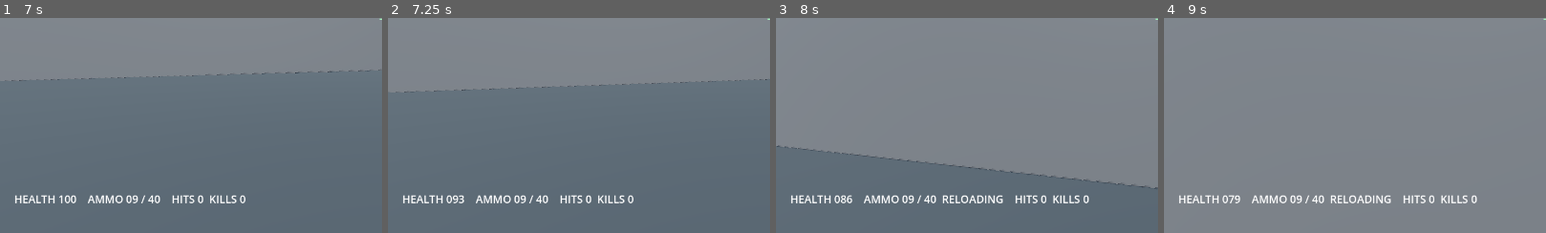
Above: before the commit, frames 1-4 (left to right).
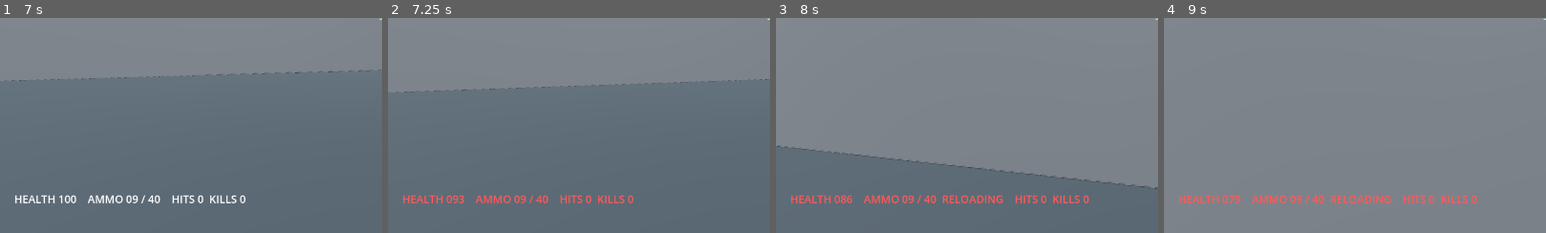
Above: after the commit, the same moments.

Repository: jonas050210/Control_Center
Game: Godot game, scene res://scenes/Arena.tscn
The game is run twice, just before and just after one commit, with the same random seed, the same clock (stepped at 60 frames per second) and the same inputs.
Inputs (mouse positions are % of the whole screen's width and height, from its top left):
- Up to frame 1 (7 s): tap Enter at 0.5, 4.35, 5.75 s; move the mouse to (55, 50) at 0.52 s; hold W 0.53-5.78 s; tap 1 at 0.6 s; click (55, 50) at 0.67 s; tap Space at 0.77, 1.52, 2, 3.02, 3.77, 4.52, 6.02, 6.77 s; move the mouse to (45, 50) at 1.27 s; tap 2 at 1.35 s; move the mouse to (52, 48) at 2.02 s; tap 3 at 2.1 s; move the mouse to (49, 52) at 2.77 s; tap 4 at 2.85 s; click (49, 52) at 2.92 s; move the mouse to (57, 51) at 3.52 s; tap 5 at 3.6 s; move the mouse to (42, 49) at 4.27 s; move the mouse to (51, 50) at 5.02 s; hold Ctrl 5.03-5.78 s; click (51, 50) at 5.17 s; move the mouse to (46, 48) at 5.77 s; hold D 5.78-6.53 s; tap C at 5.85 s; move the mouse to (55, 50) at 6.52 s; hold W from 6.53 s (still down); hold Shift from 6.53 s (still down)
- Up to frame 2 (7.25 s): keep holding W; keep holding Shift
- Up to frame 3 (8 s): keep holding W; move the mouse to (45, 50) at 7.27 s; release Shift at 7.28 s; tap R at 7.35 s; click (45, 50) at 7.42 s; tap Space at 7.52 s
- Up to frame 4 (9 s): move the mouse to (52, 48) at 8.02 s; tap 1 at 8.1 s; move the mouse to (49, 52) at 8.77 s; release W at 8.78 s; hold A from 8.78 s (still down); tap 2 at 8.85 s
The pictures show only the part of the screen within x 0-50%, y 50-100%; the shares and areas given below are measured in that part.

Frame 1 is identical in both runs. In frame 2, 1.1% of the frame differs, in the area x 4-65%, y 82-87%; in frame 3, 1.5%, in the area x 4-82%, y 82-87%; in frame 4, 1.5%.

Commit message:
complete replay export combat feedback flanking and spawn validation
Co-authored-by: arena-agent <297053741+arena-agent@users.noreply.github.com>

Diff:
--- a/sandbox/godot_project/scripts/ai_controller.gd
+++ b/sandbox/godot_project/scripts/ai_controller.gd
@@ -81,6 +81,9 @@
 func get_replay() -> Array[Dictionary]:
 	return episode_logger.snapshot() if episode_logger else []
 
+func save_replay(path: String = "user://replays") -> String:
+	return episode_logger.save_json(path) if episode_logger else ""
+
 func get_state_info() -> Dictionary:
 	return {"episode_seed": episode_seed, "step": step_count, "targets_hit": hits, "kills": kills, "shots_fired": shots_fi …(694 unchanged characters)…
 
@@ -110,7 +113,12 @@
 	if arena: arena.configure(seed_value, requested_map)
 	if scenario_director: scenario_director.configure(seed_value, requested_scenario)
 	if episode_logger: episode_logger.begin(seed_value, "randomized", scenario_director.active_scenario if scenario_director else "none")
-	player.reset_player([Vector3(-3, 0, 0), Vector3(3, 0, 0), Vector3(0, 0, 3), Vector3(0, 0, -1.5)][rng.randi_range(0, 3)])
+	var spawn_candidates: Array[Vector3] = [Vector3(-3, 0, 0), Vector3(3, 0, 0), Vector3(0, 0, 3), Vector3(0, 0, -1.5)]
+	var valid_spawns: Array[Vector3] = []
+	for candidate: Vector3 in spawn_candidates:
+		if arena == null or arena.is_valid_spawn(candidate): valid_spawns.append(candidate)
+	if valid_spawns.is_empty(): valid_spawns.append(Vector3.ZERO)
+	player.reset_player(valid_spawns[rng.randi_range(0, valid_spawns.size() - 1)])
 	var targets: Array[Node] = get_tree().get_nodes_in_group("targets")
 	for index: int in range(targets.size()):
 		var target: SandboxEnemy = targets[index] as SandboxEnemy
--- a/sandbox/godot_project/scripts/enemy_behavior.gd
+++ b/sandbox/godot_project/scripts/enemy_behavior.gd
@@ -54,6 +54,10 @@
 			if player and player.health > 0.0 and global_position.distance_to(player.global_position) < 10.0:
 				if cover_anchor == Vector3.ZERO: cover_anchor = _find_cover_anchor()
 				_navigate_to(cover_anchor if cover_anchor != Vector3.ZERO else global_position + (global_position - player.global_position).normalized() * 4.0, delta)
+		"flank":
+			if player and player.health > 0.0:
+				var side: Vector3 = player.global_transform.basis.x * (1.0 if get_instance_id() % 2 == 0 else -1.0)
+				_navigate_to(player.global_position + side * 8.0, delta)
 	if player == null or not is_instance_valid(player) or player.health <= 0.0: return
 	var query: PhysicsRayQueryParameters3D = PhysicsRayQueryParameters3D.create(global_position + Vector3.UP, player.global_position + Vector3.UP)
 	query.collide_with_areas = false; query.collide_with_bodies = true
--- a/sandbox/godot_project/scripts/episode_logger.gd
+++ b/sandbox/godot_project/scripts/episode_logger.gd
@@ -18,3 +18,14 @@
 
 func snapshot() -> Array[Dictionary]:
 	return events.duplicate(true)
+
+func save_json(path: String = "user://replays") -> String:
+	var directory: String = path
+	if not directory.ends_with(".json"):
+		DirAccess.make_dir_recursive_absolute(directory)
+		directory = directory.path_join("episode_%d.json" % started_at_usec)
+	var file: FileAccess = FileAccess.open(directory, FileAccess.WRITE)
+	if file == null: return ""
+	file.store_string(JSON.stringify({"version": 1, "events": events}, "\t"))
+	file.close()
+	return directory
--- a/sandbox/godot_project/scripts/player.gd
+++ b/sandbox/godot_project/scripts/player.gd
@@ -40,6 +40,8 @@
 var current_weapon_id: String = "rifle"
 var current_weapon: SandboxWeapon
 var muzzle_flash_timer: float = 0.0
+var damage_feedback_timer: float = 0.0
+var episode_rng: RandomNumberGenerator = RandomNumberGenerator.new()
 
 func _ready() -> void:
 	add_to_group("players")
@@ -58,6 +60,9 @@
 	if hud_help:
 		hud_help.visible = not agent_controlled
 	muzzle_flash_timer = maxf(0.0, muzzle_flash_timer - get_process_delta_time())
+	damage_feedback_timer = maxf(0.0, damage_feedback_timer - get_process_delta_time())
+	if hud_status and damage_feedback_timer > 0.0: hud_status.modulate = Color(1.0, 0.35, 0.35)
+	elif hud_status: hud_status.modulate = Color.WHITE
 	var view_model: MeshInstance3D = get_node_or_null("CameraPivot/Camera3D/ViewModel") as MeshInstance3D
 	if view_model: view_model.visible = muzzle_flash_timer <= 0.0 or fmod(muzzle_flash_timer * 60.0, 2.0) > 0.5
 
@@ -213,6 +218,7 @@
 
 func take_damage(amount: float) -> void:
 	health = maxf(0.0, health - amount)
+	damage_feedback_timer = 0.35
 	health_changed.emit(health)
 
 func reset_player(spawn_pos: Vector3 = Vector3.ZERO) -> void:
--- a/sandbox/godot_project/scripts/rl_bridge.gd
+++ b/sandbox/godot_project/scripts/rl_bridge.gd
@@ -69,6 +69,10 @@
 	if command == "replay":
 		_send({"ok": true, "events": controller.get_replay()})
 		return
+	if command == "save_replay":
+		var replay_path: String = str(request.get("path", "user://replays"))
+		_send({"ok": true, "path": controller.save_replay(replay_path)})
+		return
 	if command == "reset":
 		controller.reset(int(request.get("seed", 42)), str(request.get("map", "")), str(request.get("scenario", "")))
 		_send_state(0.0)
--- a/sandbox/godot_project/scripts/scenario_director.gd
+++ b/sandbox/godot_project/scripts/scenario_director.gd
@@ -25,7 +25,7 @@
 			"close_range": enemy.behavior = "aggressive"
 			"long_range": enemy.behavior = "stationary"
 			"multi_target": enemy.behavior = "patrol" if index % 2 == 0 else "stationary"
-			"flank": enemy.behavior = "aggressive" if index == 0 else "patrol"
+			"flank": enemy.behavior = "flank" if index == 0 else "patrol"
 			"defensive_hold": enemy.behavior = "stationary"
 		if active_scenario == "close_range": enemy.global_position = Vector3(0, 0.9, -5.0 + index * 2.0)
 		elif active_scenario == "long_range": enemy.global_position = Vector3(-10.0 + index * 8.0, 0.9, -15.0)
Not shown, changed: sandbox/godot_env.py
Not shown, added: tests/test_replay_and_gameplay.py
